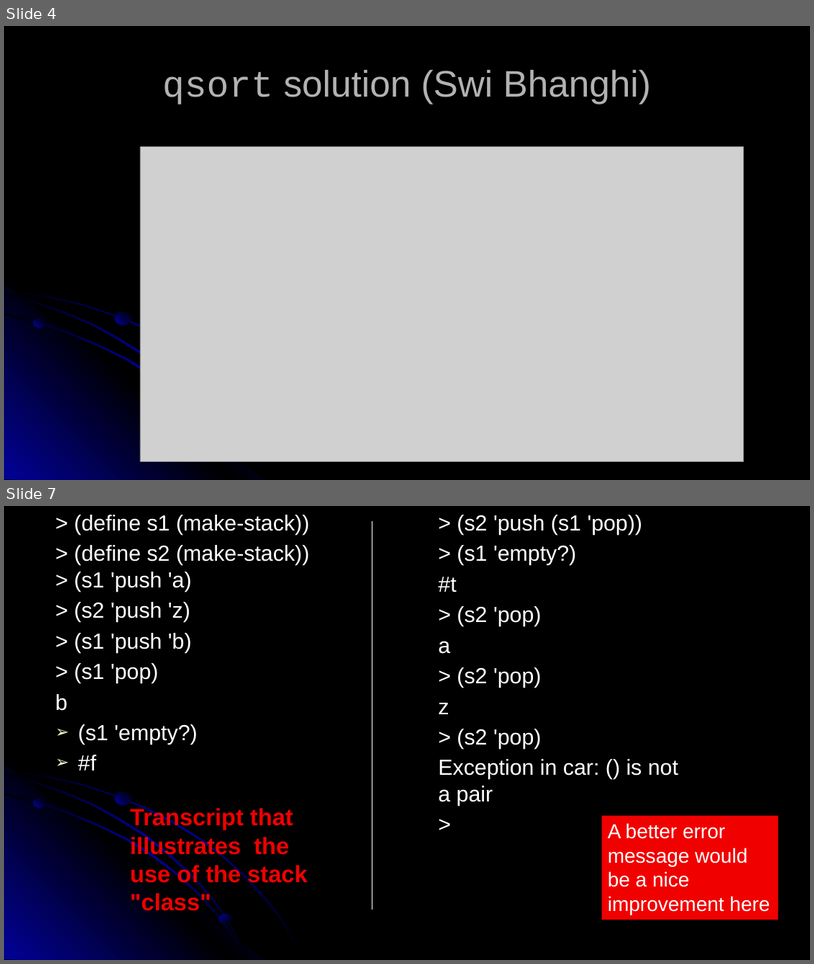
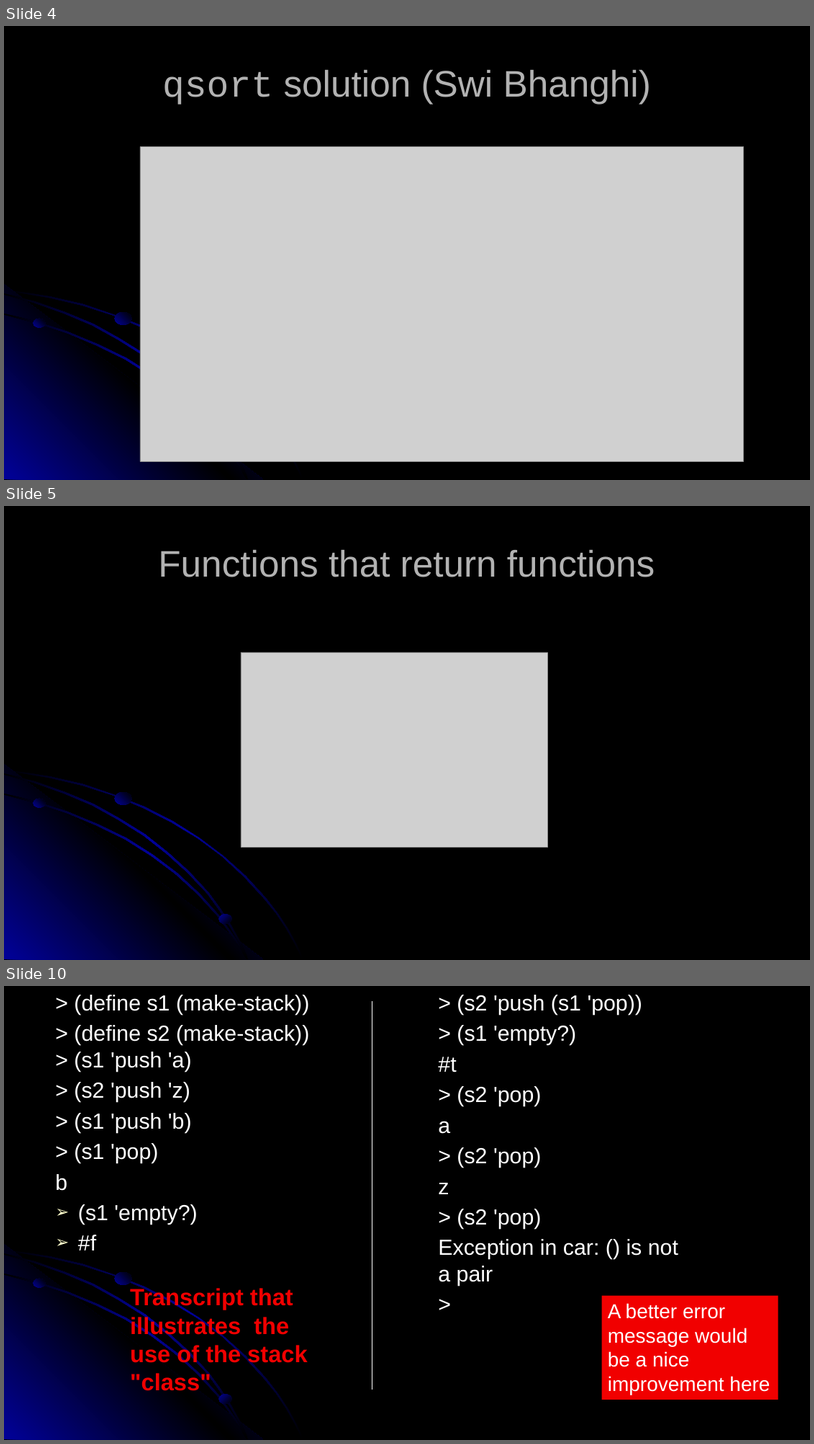
Before and after one commit to RHIT-CSSE/csse304, a slide deck: ClassMaterials/OOP/09-OOP-202120.pptx. Shown one above the other, each under a label of ours: slides 4 and 7 before the commit, slides 4, 5 and 10 after it; the slides between them are not shown. The pictures are 814x964 and 814x1444 pixels, drawn with LibreOffice and Linux fonts; fonts in the diff are those of the drawing; grey boxes stand for pictures. Boxes give left, top, right and bottom in pixels: in the first picture for what was removed or moved away, otherwise in the second. Text is boxed around its words. In the diff, an @@ line names an element or a change of style, - is before the commit and + after.

```diff
--- a/ClassMaterials/OOP/09-OOP-202120.pptx
+++ b/ClassMaterials/OOP/09-OOP-202120.pptx
@@ slide 5 added at (x1=4, y1=506, x2=810, y2=960), background #000000; not listed: 7 template elements that a slide beside it also shows @@
@@ title added at (x1=158, y1=550, x2=655, y2=577), 44 pt, text #B2B2B2 @@
+Functions that return functions
@@ picture added at (x1=241, y1=652, x2=548, y2=847) @@
@@ what was slide 7 is now slide 10 @@
```
Also in this commit, not shown: 1 slide changed, 5 other slides added, 2 slides removed, 5 other files.
